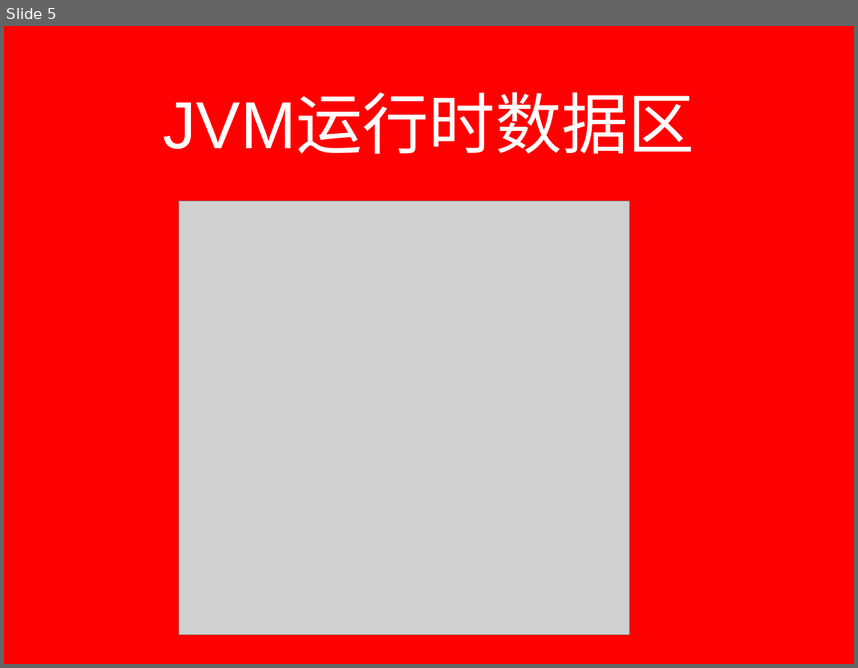
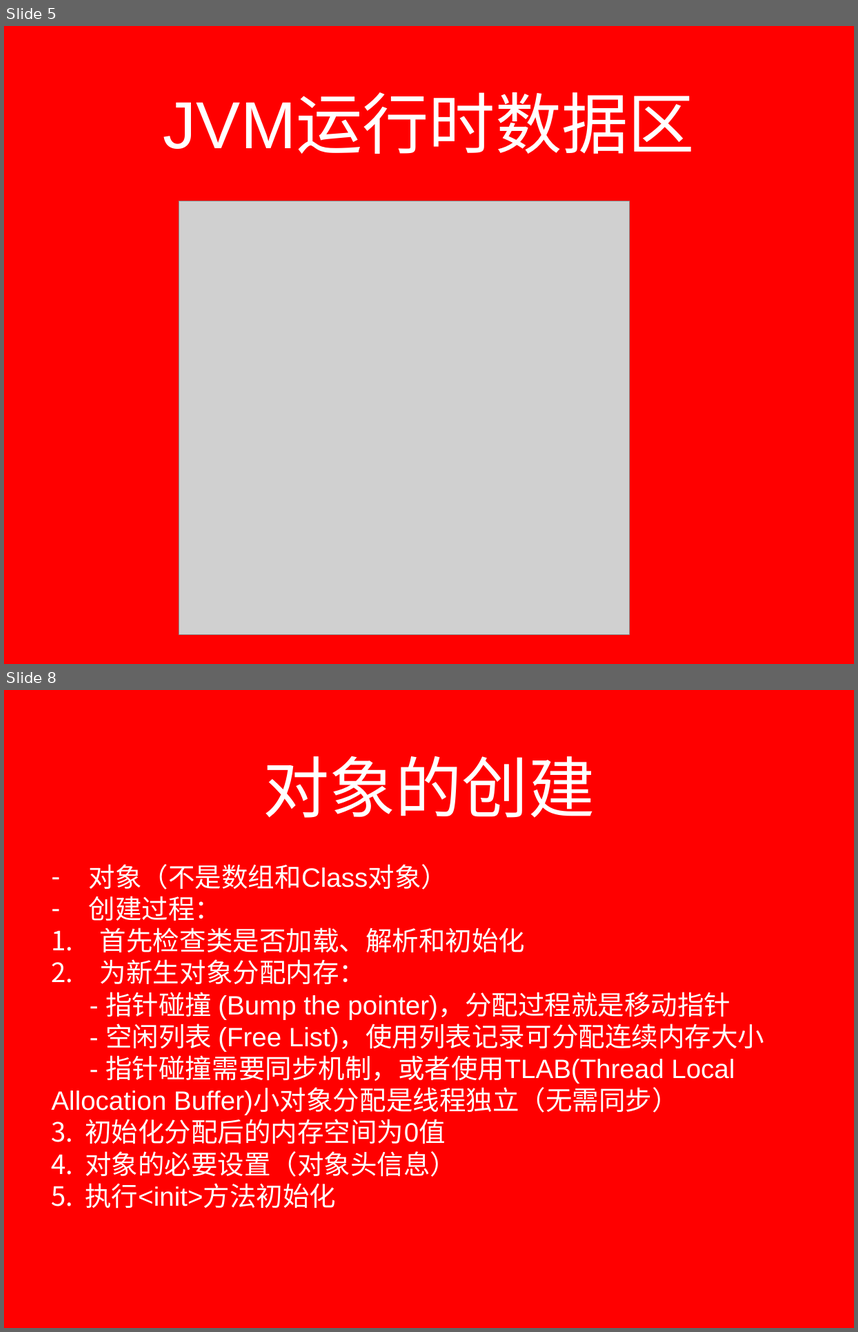
Before and after one commit to lxyangfan/lxyangfan, a slide deck: source/_drafts/jvm.pptx. Shown one above the other, each under a label of ours: slide 5 before the commit, slides 5 and 8 after it; the slides between them are not shown. The pictures are 858x668 and 858x1332 pixels, drawn with LibreOffice and Linux fonts; fonts in the diff are those of the drawing; grey boxes stand for pictures; background and template pictures are left out. Boxes give left, top, right and bottom in pixels: in the first picture for what was removed or moved away, otherwise in the second. Text is boxed around its words. In the diff, an @@ line names an element or a change of style, - is before the commit and + after.

```diff
--- a/source/_drafts/jvm.pptx
+++ b/source/_drafts/jvm.pptx
@@ slide 8 added at box(4, 690, 854, 1328), background picture (left out) @@
@@ title added at box(263, 756, 595, 818), 80 pt, text #FFFFFF @@
+对象的创建
@@ text added at box(52, 864, 764, 1208), 32 pt, text #FFFFFF @@
+– 对象（不是数组和Class对象）
+– 创建过程：
+        1. 首先检查类是否加载、解析和初始化
+        2. 为新生对象分配内存：
+              - 指针碰撞 (Bump the pointer)，分配过程就是移动指针
+              - 空闲列表 (Free List)，使用列表记录可分配连续内存大小
+    - 指针碰撞需要同步机制，或者使用TLAB(Thread Local Allocation Buffer)小对象分配是线程独立（无需同步）
+    3. 初始化分配后的内存空间为0值
+    4. 对象的必要设置（对象头信息）
+    5. 执行<init>方法初始化
```
Also in this commit, not shown: 1 slide changed, 14 other slides added.
